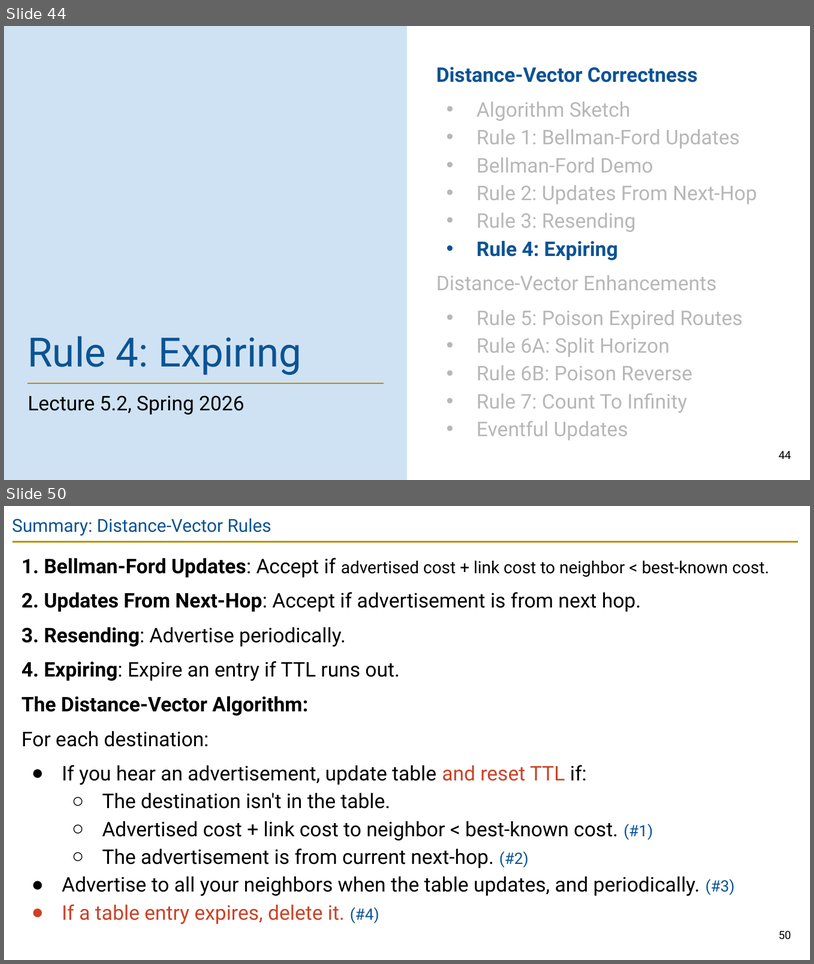
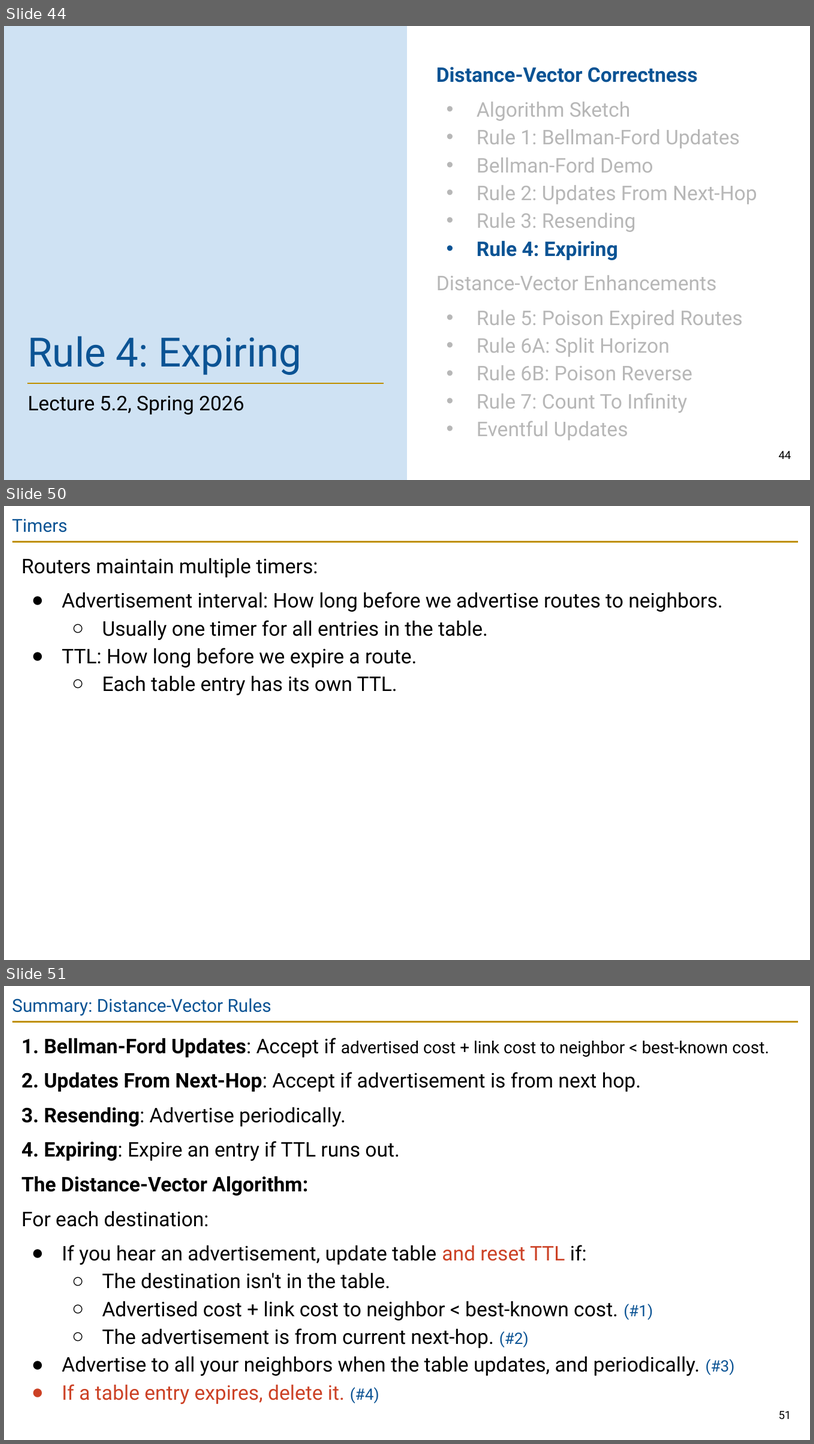
Before and after one commit to guhofstra/CSC175Sp26, a slide deck: PPTs/Lecture 5.2 - Distance-Vector.pptx. Shown one above the other, each under a label of ours: slides 44 and 50 before the commit, slides 44, 50 and 51 after it; the slides between them are not shown. The pictures are 814x964 and 814x1444 pixels, drawn with LibreOffice and Linux fonts; fonts in the diff are those of the drawing. Boxes give left, top, right and bottom in pixels: in the first picture for what was removed or moved away, otherwise in the second. Text is boxed around its words. In the diff, an @@ line names an element or a change of style, - is before the commit and + after.

```diff
--- a/PPTs/Lecture 5.2 - Distance-Vector.pptx
+++ b/PPTs/Lecture 5.2 - Distance-Vector.pptx
@@ slide 50 added at [4,506,810,960], background #FFFFFF; not listed: 1 template element that a slide beside it also shows @@
@@ title added at [12,519,67,532], 16 pt, text #0B5394 @@
+Timers
@@ text added at [21,558,723,695], 18 pt, text #000000 @@
+Routers maintain multiple timers:
+● Advertisement interval: How long before we advertise routes to neighbors.
+  ○ Usually one timer for all entries in the table.
+● TTL: How long before we expire a route.
+  ○ Each table entry has its own TTL.
@@ what was slide 50 is now slide 51 @@
@@ page number at [779,1410,792,1419]: text changed @@
-50
+51
```
Also in this commit, not shown: 6 slides changed, 3 other files.
